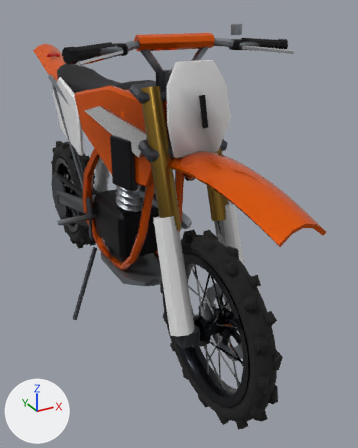
The glTF model assets/bikes/dirt.glb, before and after one commit.
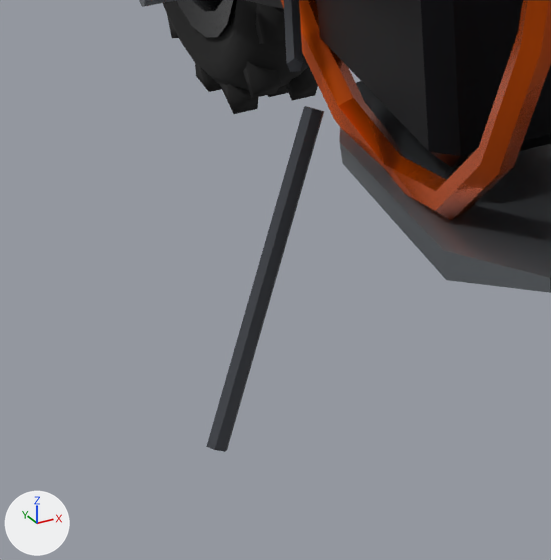
There are two pictures of each version: one whole from a 50 mm camera at (-0.731, -1.812, 1.239) aimed at (0.157, -0.197, 0.432), one close up on the part from 8% to 41% of the width and 50% to 77% of the height. The axes (+X, +Y, +Z) are drawn at lower left. The lights are the same throughout. The older version's two pictures come first. Vertices at exactly the same position are counted once.

Names of what the first close-up shows: 'body', 'wheel_rear'.
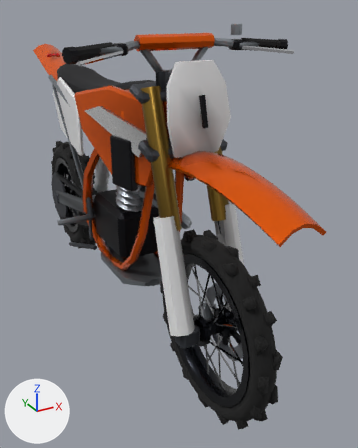
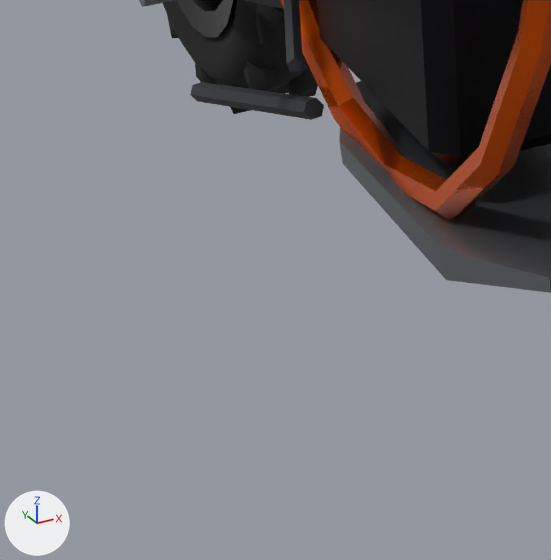
Pixel boxes (x1, y1, x2, y2) of what changed, in the close-ups (551 x 560 px; the box of a moved part takes in the faces that stretch with it):
'body', reshaped
    before: (139, 0, 551, 452)
    after: (139, 0, 551, 293)
part 1 of me_body, moved or reshaped
    before: (206, 106, 324, 452)
    after: (190, 82, 324, 120)

Edits to the bpy script that builds the scene:
```text
Change me_body:
    used by ob_body; location = (0.0, 0.0, 0.0)
    remove me_body.from_pydata(...)  # 2150 vertices, 4018 faces; spans x -0.28..0.26, y -1.06..1.0, z 0.03..1.1
    add me_body.from_pydata(...)  # 2150 vertices, 4018 faces; spans x -0.26..0.26, y -1.06..1.0, z 0.17..1.1
    me_body part 1: the loose piece of 14 vertices spanning x -0.28..-0.12, y -0.07..0.03, z 0.03..0.3 is multiplied about its middle by the matrix ((-0.446, -0.723, 0.527), (-0.2, -0.494, -0.846), (0.873, -0.483, 0.075)), then moved by (0.06, 0.19, 0.08)
```
